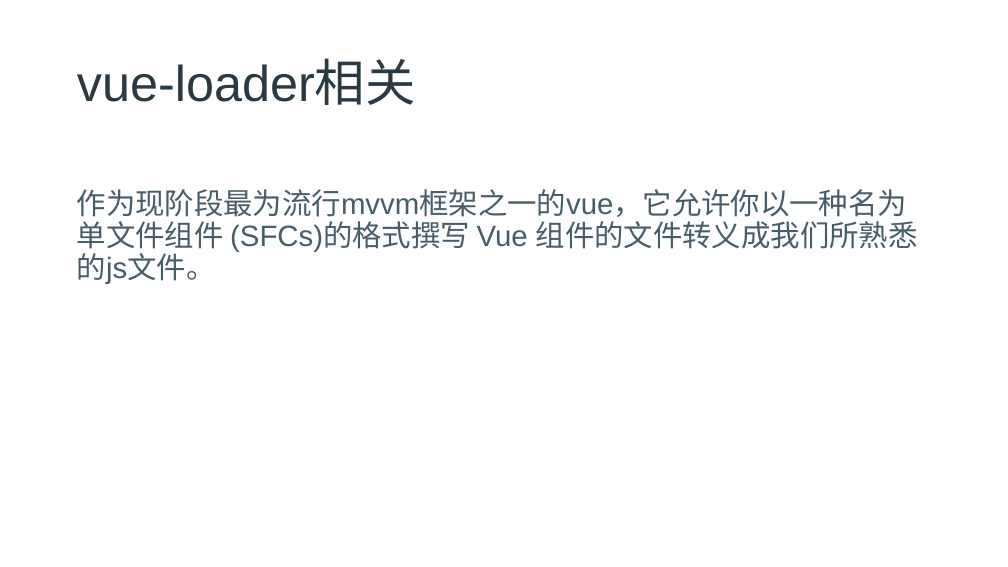
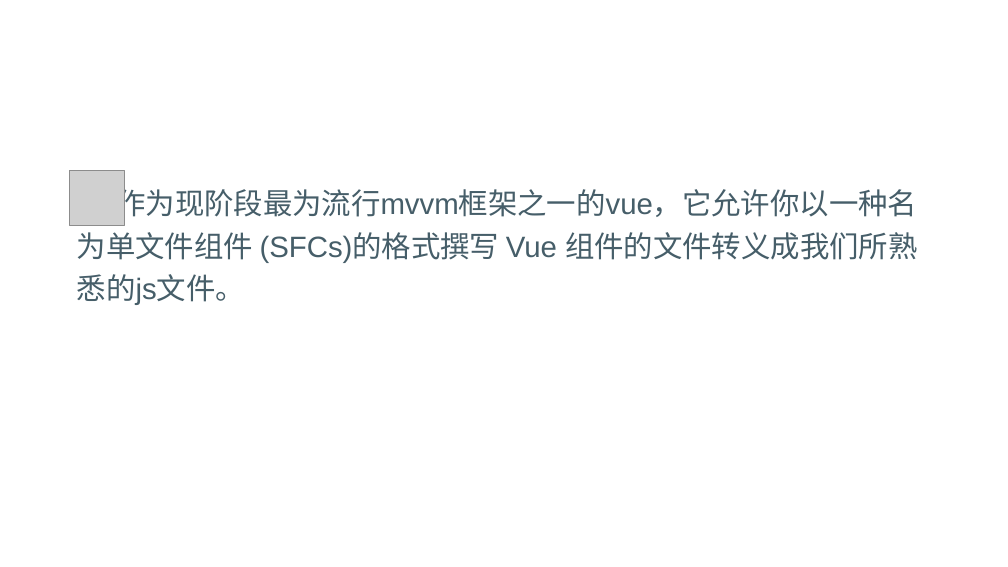
Before and after one commit to freeozyl80/webpack-lesson, a slide deck: slide 31 of chapter4/chapter4pptx.pptx (slide 25 before the commit). Drawn at 1008x567 pixels with LibreOffice and Linux fonts; fonts in the diff are those of the drawing; grey boxes stand for pictures; background and template pictures are left out. Boxes give left, top, right and bottom in pixels: in the first picture for what was removed or moved away, otherwise in the second. Text is boxed around its words. In the diff, an @@ line names an element or a change of style, - is before the commit and + after.

```diff
--- a/chapter4/chapter4pptx.pptx
+++ b/chapter4/chapter4pptx.pptx
@@ title removed at <box>77,61,416,105</box> @@
-vue-loader相关
@@ picture added at <box>70,170,125,225</box> @@
@@ text at <box>77,185,917,305</box>: text changed @@
-作为现阶段最为流行mvvm框架之一的vue，它允许你以一种名为单文件组件 (SFCs)的格式撰写 Vue 组件的文件转义成我们所熟悉的js文件。
+作为现阶段最为流行mvvm框架之一的vue，它允许你以一种名
+为单文件组件 (SFCs)的格式撰写 Vue 组件的文件转义成我们所熟
+悉的js文件。
```
Also in this commit, not shown: 21 other slides changed, 14 slides added, 6 slides removed, 5 other files.
